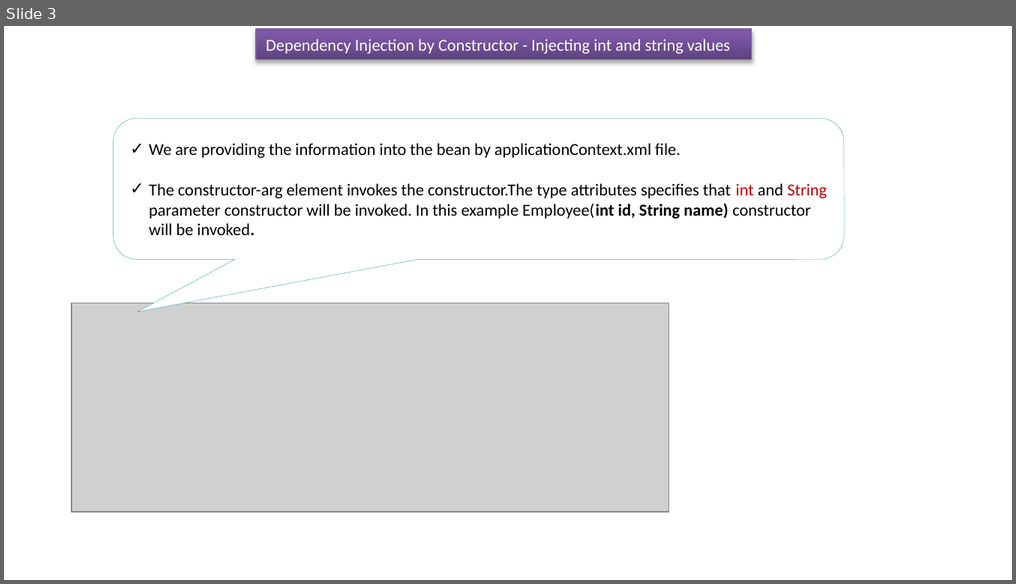
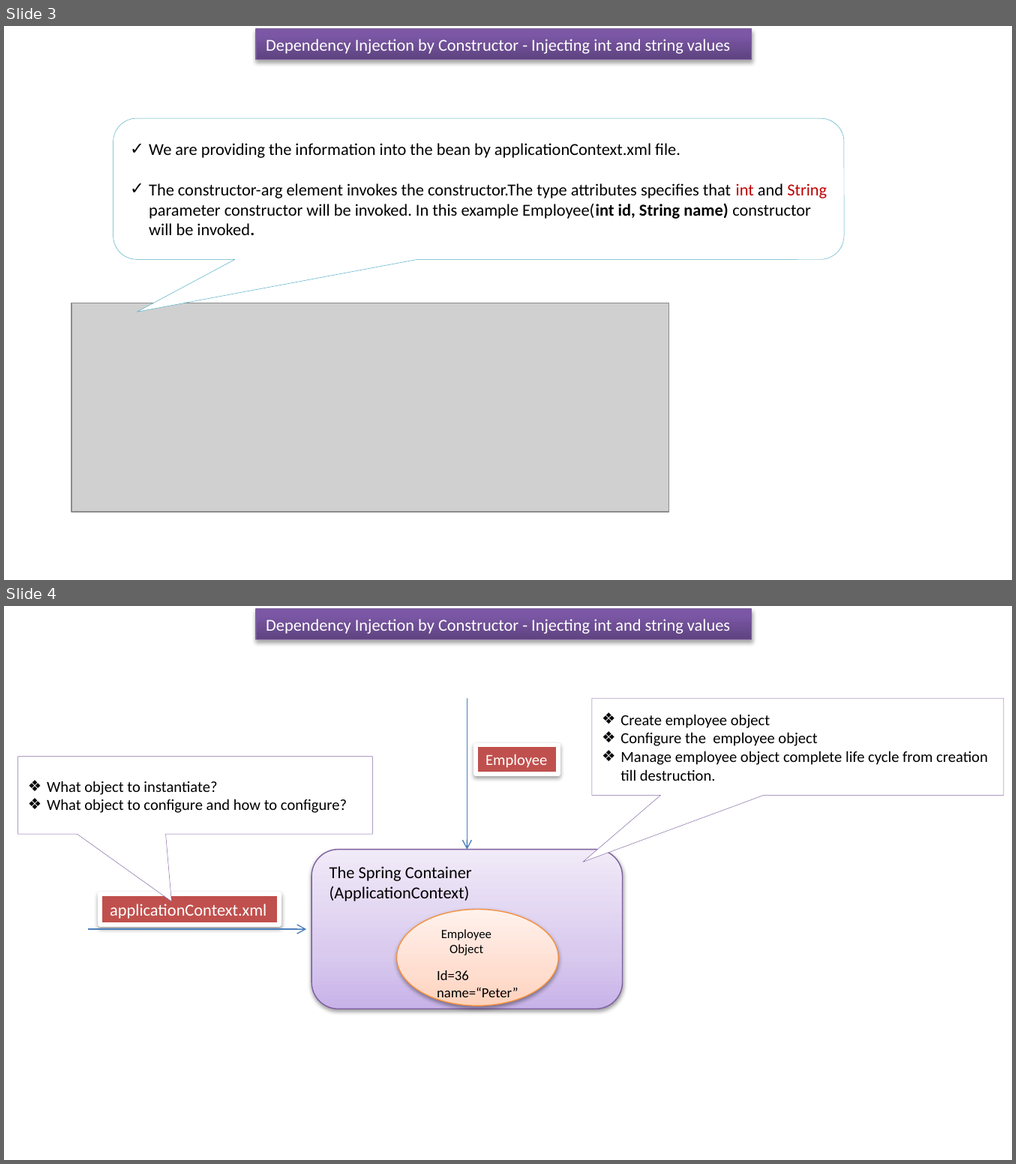
Before and after one commit to ramram43210/javaee, a slide deck: Later/Spring/4_Dependency_Injection/6/Dependency Injection by Constructor_Injecting int String.pptx. Shown one above the other, each under a label of ours: slide 3 before the commit, slides 3 and 4 after it. The pictures are 1016x584 and 1016x1164 pixels, drawn with LibreOffice and Linux fonts; fonts in the diff are those of the drawing; grey boxes stand for pictures. Boxes give left, top, right and bottom in pixels: in the first picture for what was removed or moved away, otherwise in the second. Text is boxed around its words. In the diff, an @@ line names an element or a change of style, - is before the commit and + after.

```diff
--- a/Later/Spring/4_Dependency_Injection/6/Dependency Injection by Constructor_Injecting int String.pptx
+++ b/Later/Spring/4_Dependency_Injection/6/Dependency Injection by Constructor_Injecting int String.pptx
@@ slide 4 added at (x1=4, y1=606, x2=1012, y2=1160), background #FFFFFF @@
@@ rectangle added at (x1=256, y1=609, x2=752, y2=639), fill gradient #5F4480 to #7B58A6 to #7C57A8, outline #7D60A0 0.75 pt, 12 pt, text #FFFFFF @@
+Dependency Injection by Constructor - Injecting int and string values
@@ arrow added from (467, 699) to (467, 850), #4B7EBC 0.75 pt @@
@@ speech box added at (x1=592, y1=699, x2=1003, y2=796), fill #FFFFFF, outline #8064A2 0.25 pt, 11 pt, text #000000 @@
+❖ Create employee object
+❖ Configure the employee object
+❖ Manage employee object complete life cycle from creation till destruction.
@@ speech box added at (x1=18, y1=756, x2=373, y2=834), fill #FFFFFF, outline #8064A2 0.25 pt, 11 pt, text #000000 @@
+❖ What object to instantiate?
+❖ What object to configure and how to configure?
@@ rectangle added at (x1=476, y1=745, x2=558, y2=774), fill #C0504D, outline #FFFFFF 3 pt, 11 pt, text #FFFFFF @@
+Employee
@@ rounded rectangle added at (x1=312, y1=850, x2=622, y2=1010), fill gradient #C9B5E8 to #D8CBEE to #F0EAF9, outline #7D60A0 0.75 pt, 12 pt, text #000000 @@
+The Spring Container
+(ApplicationContext)
@@ rectangle added at (x1=100, y1=894, x2=279, y2=925), fill #C0504D, outline #FFFFFF 3 pt, 12 pt, text #FFFFFF @@
+applicationContext.xml
@@ ellipse added at (x1=397, y1=910, x2=558, y2=1006), fill gradient #FFD2BD to #FFDED0 to #FFF2ED, outline #F69240 0.75 pt @@
@@ arrow added from (89, 929) to (306, 929), #4B7EBC 0.75 pt @@
@@ text added at (x1=441, y1=929, x2=492, y2=956), 9 pt, text #000000 @@
+Employee
+Object
@@ text added at (x1=437, y1=970, x2=518, y2=1001), 10 pt, text #000000 @@
+Id=36
+name=“Peter”
```
Also in this commit, not shown: 3 other files.
